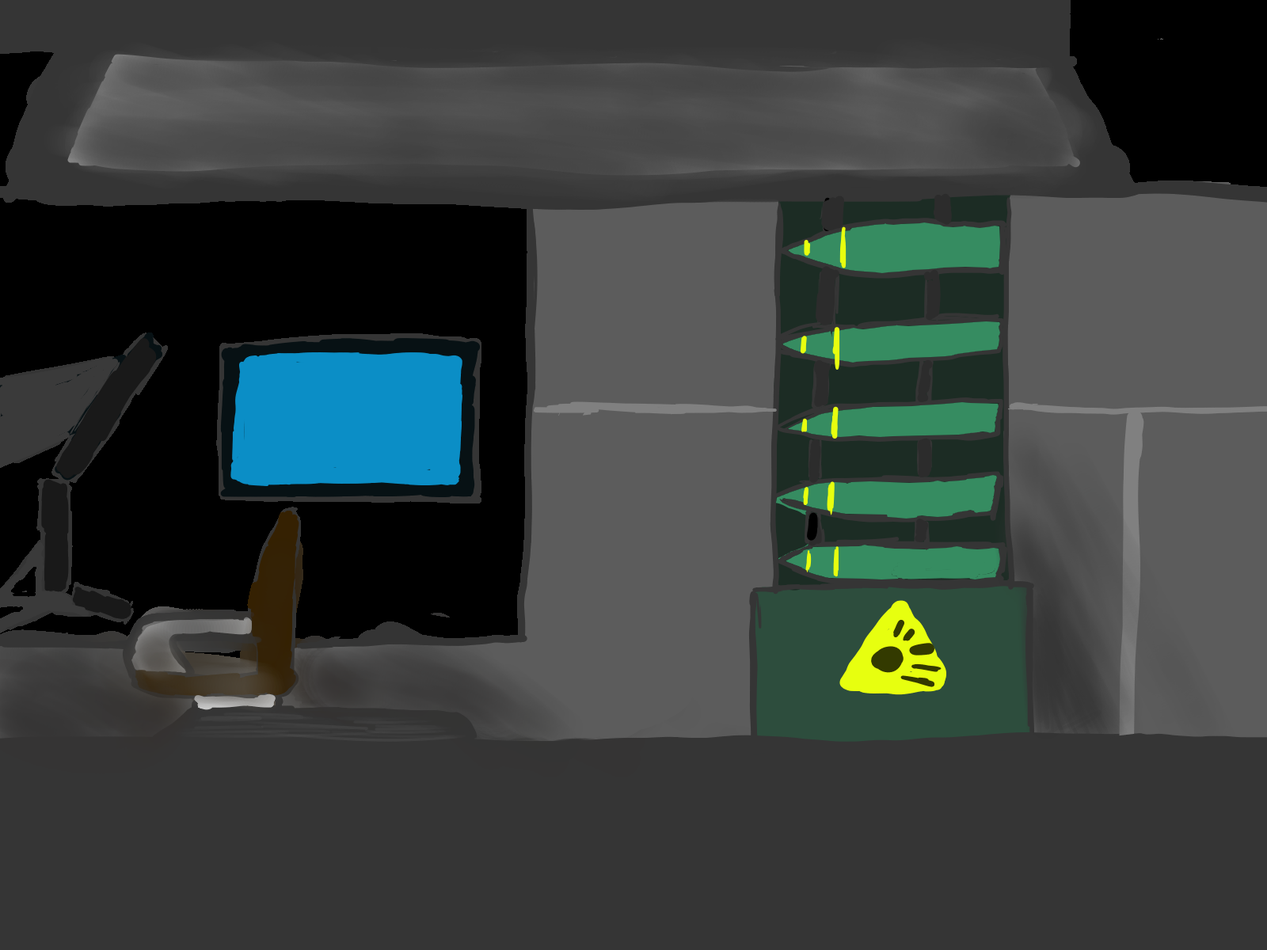
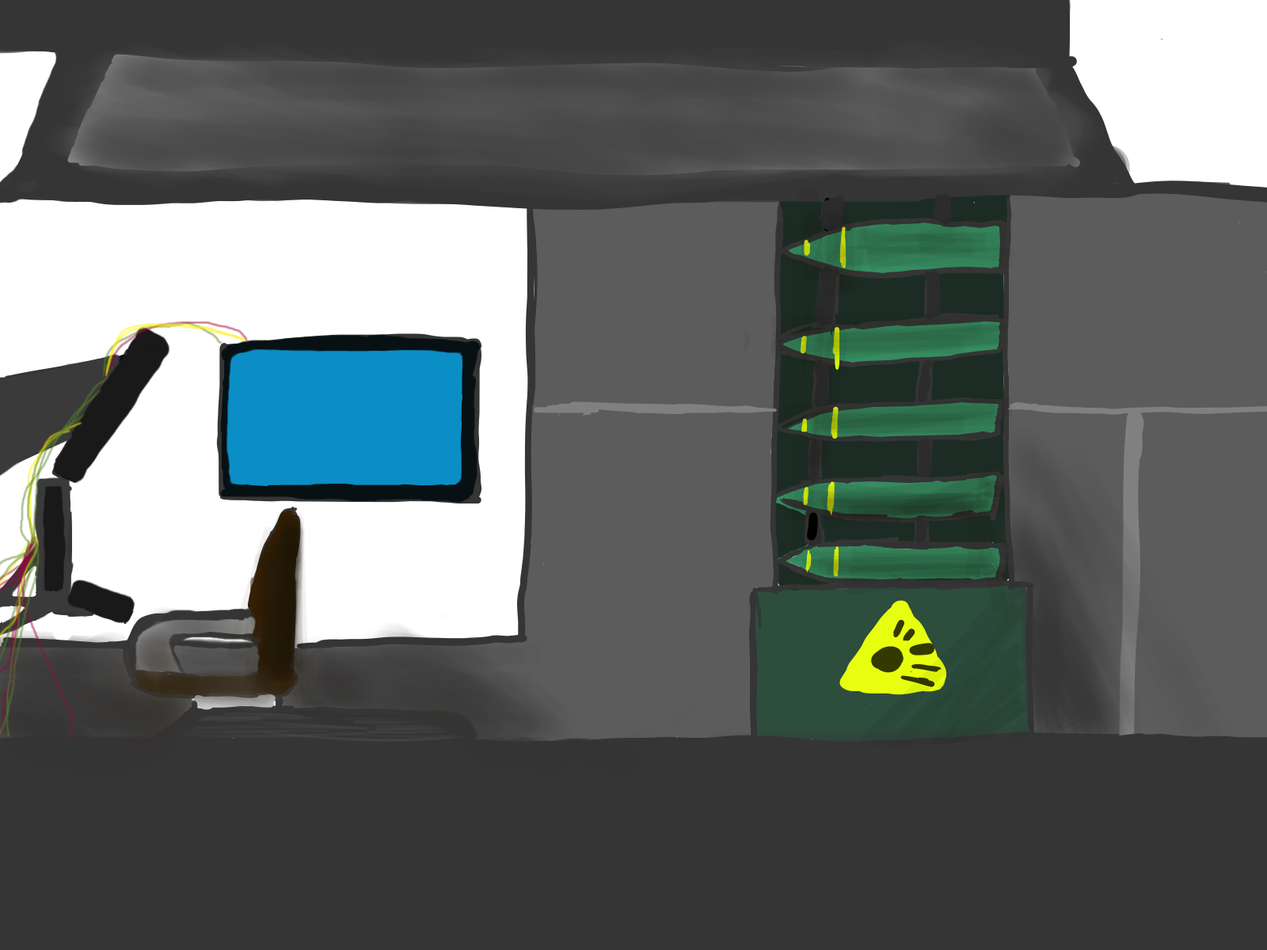
Before/after of a 1267×950 layered artwork. What changed in the layer stack:
painted on "Color" over [0, 47, 1089, 752]
painted on "Layer3" over [56, 632, 69, 641]
